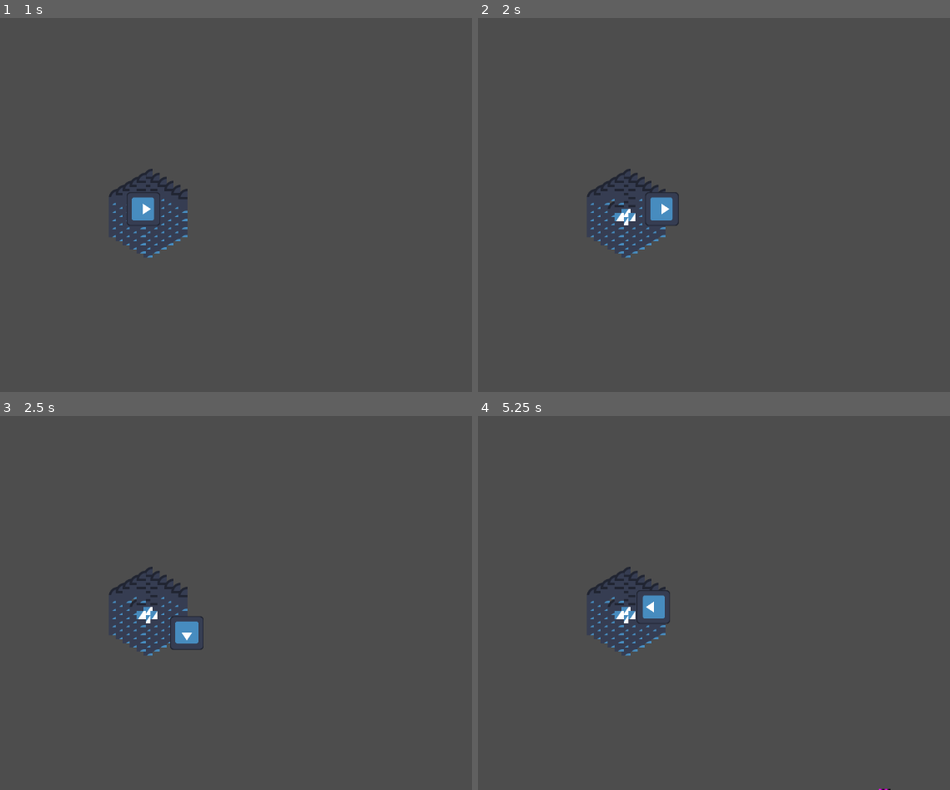
Above: before the commit, frames 1-4 (two rows, left to right).
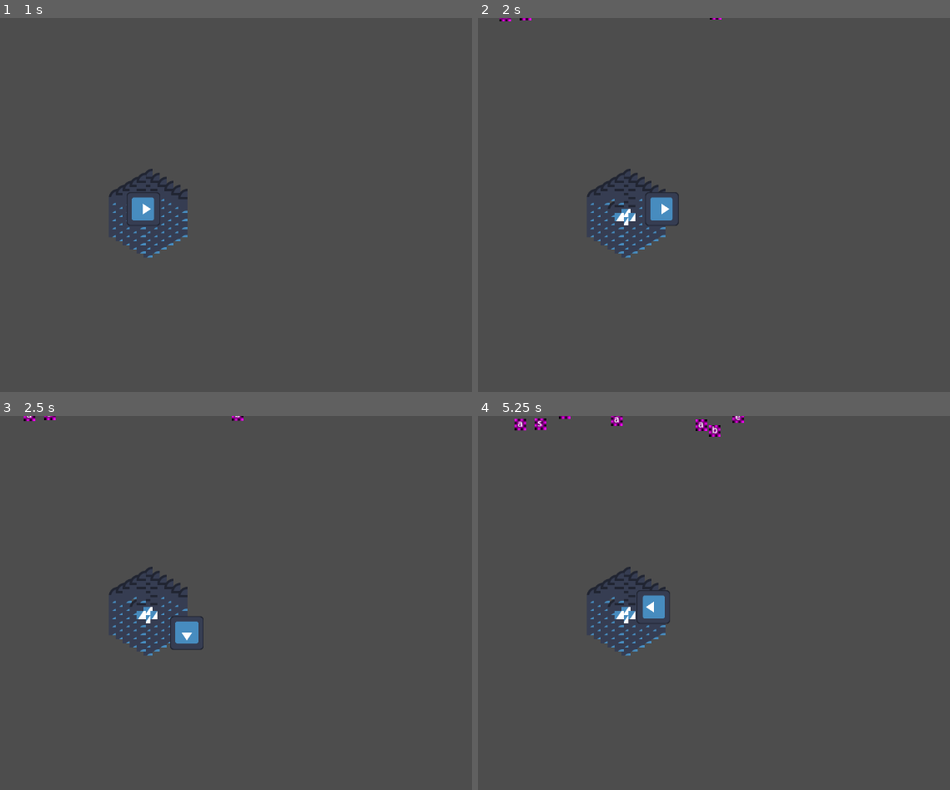
Above: after the commit, the same moments.

Repository: MagnusLucas/SpaceJam2025
Game: Godot game, scene res://UI/main_menu.tscn
Two runs of this game, one before a commit and one after it. Both use one fixed random seed, a clock stepped at 60 frames per second and the inputs below. The engine's default icon, where the game draws it, is replaced by a stand-in: a white triangle on a blue panel in a dark square.
Inputs:
- Up to frame 1 (1 s): click "_ _ _ _" at 0.5 s
- Up to frame 2 (2 s): tap Enter at 1.25 s; hold D (move_right) from 1.28 s (still down); tap Space (catch_letter) at 1.35 s
- Up to frame 3 (2.5 s): release D (move_right) at 2.03 s; hold S (move_down) from 2.03 s (still down); tap Q (clear_word) at 2.1 s
- Up to frame 4 (5.25 s): release S (move_down) at 2.78 s; hold D (move_right) 2.78-3.53 s; tap Space (catch_letter) at 2.85, 4.35 s; hold W (move_up) 3.53-4.28 s; tap Q (clear_word) at 3.6, 5.1 s; hold A (move_left) from 4.28 s (still down)

Frame 1 is identical in both runs. In frame 2, less than 0.1% of the frame differs, in the area x 4-52%, y 0-1%; in frame 3, less than 0.1%; in frame 4, 0.5%, in the area x 7-88%, y 0-100%.

Commit message:
Glorious wave commit
we have waves now babyyyyy

Diff:
--- a/Game/Enemy/Enemy.gd
+++ b/Game/Enemy/Enemy.gd
@@ -17,10 +17,11 @@
 
 
 @warning_ignore("shadowed_variable")
-static func new_enemy(letter : String, loc1 : Vector2i, loc2 : Vector2i) -> Enemy:
+static func new_enemy(letter : String, loc1 : Vector2i, loc2 : Vector2i, speed: int = 10) -> Enemy:
 	var enemy = enemy_scene.instantiate()
 	enemy.letter = letter
 	enemy.start_pos = Vector2i( randi_range(loc1[0],loc2[0]), randi_range(loc1[1],loc2[1]))
+	enemy.speed = speed
 	return enemy
 
 
--- a/Game/Enemy/enemy.tscn
+++ b/Game/Enemy/enemy.tscn
@@ -28,3 +28,4 @@
 
 [node name="Marker2D" type="Marker2D" parent="."]
 top_level = true
+position = Vector2(736, 243)
--- a/Game/Map/Map.gd
+++ b/Game/Map/Map.gd
@@ -1,5 +1,6 @@
 extends TileMapLayer
 class_name Map
+
 
 const map = preload("res://Game/Map/map.tscn")
 
@@ -16,3 +17,4 @@
 	var player = Player.new_player()
 	add_child(player)
 	add_child(Enemy.new_enemy('e',Vector2i(250,250),Vector2i(500,500)))
+	Waves.wave1()
--- /dev/null
+++ b/Game/Waves.gd
@@ -0,0 +1,82 @@
+extends Node
+#funkcje pomagajæce robi¢ fale
+@warning_ignore("shadowed_global_identifier")
+func string_to_array(str):
+	var tab : Array
+	for i in str:
+		tab.append(i)
+	return tab
+
+#funkcja na pierwszy drop wavea, po to zeby nie bylo 5 razy b na start XD
+func first_drop(rand_let, loc1 : Vector2i, loc2 : Vector2i, time : int = 1 ):
+	for i in range(4):
+		var let = rand_let.pick_random()
+		add_child(Enemy.new_enemy(let,loc1,loc2))
+		rand_let.erase(let)
+		await get_tree().create_timer(time).timeout
+
+func duplicates_check(string):
+	var p = ""
+	@warning_ignore("shadowed_global_identifier")
+	for char in string:
+		if char not in p:
+			p = p+char
+	return p
+
+#----------------
+#ACTUALLY WAVE
+#----------------
+#wave0 to bedzie turorial
+func wave0():
+	pass
+func wave1():
+	print('kurwa I did ti')
+	var rand_let = ['b','a','s','e']
+	first_drop(rand_let,Vector2i(50,-20),Vector2i(1100,-10),2)
+	for i in range(4):
+		add_child(Enemy.new_enemy(rand_let.pick_random(),Vector2i(50,-20),Vector2i(1100,-10)))
+		await get_tree().create_timer(1).timeout
+
+func wave2():
+	var rand_word = 'placeholder' #tu kiedyß bedzie czytac z listy slow destruktywnych
+	var rand_let = string_to_array(rand_word)
+	first_drop(rand_let,Vector2i(50,-20),Vector2i(1100,-10),2)
+	for i in range(4):
+		add_child(Enemy.new_enemy(rand_let.pick_random(),Vector2i(50,-20),Vector2i(1100,-10)))
+		await get_tree().create_timer(1).timeout
+
+func wave6():
+	var rand_let : Array
+	for i in range(2):
+		var rand_word = 'placeholder' #tu kiedyß bedzie czytac z listy slow destruktywnych
+		rand_let = rand_let + string_to_array(rand_word)
+	first_drop(rand_let,Vector2i(50,-20),Vector2i(1100,-10),2)
+	for i in range(4):
+		add_child(Enemy.new_enemy(rand_let.pick_random(),Vector2i(50,-20),Vector2i(1100,-10)))
+		await get_tree().create_timer(1).timeout
+
+func wave11():
+	var rand_let : Array
+	for i in range(3):
+		var rand_word = 'placeholder' #tu kiedyß bedzie czytac z listy slow destruktywnych
+		rand_let = rand_let + string_to_array(rand_word)
+	while len(rand_let) < 10:
+		var rand_word = 'placeholder' #tu kiedyß bedzie czytac z listy slow destruktywnych
+		rand_let = rand_let + string_to_array(rand_word)
+	first_drop(rand_let,Vector2i(50,-20),Vector2i(1100,-10),2)
+	for i in range(4):
+		add_child(Enemy.new_enemy(rand_let.pick_random(),Vector2i(50,-20),Vector2i(1100,-10)))
+		await get_tree().create_timer(1).timeout
+
+func expo_wave(lvl : int, loc1 : Vector2i, loc2 : Vector2i):
+	var rand_let : Array
+	for i in range(lvl):
+		var rand_word = 'placeholder' #tu kiedyß bedzie czytac z listy slow destruktywnych
+		rand_let = rand_let + string_to_array(rand_word)
+	while len(rand_let) < lvl*5:
+		var rand_word = 'placeholder' #tu kiedyß bedzie czytac z listy slow destruktywnych
+		rand_let = rand_let + string_to_array(rand_word)
+	first_drop(rand_let,loc1,loc2,2)
+	for i in range(lvl*5):
+		add_child(Enemy.new_enemy(rand_let.pick_random(),loc1,loc2))
+		await get_tree().create_timer(1).timeout
--- a/project.godot
+++ b/project.godot
@@ -14,6 +14,10 @@
 run/main_scene="uid://e65dve6de0un"
 config/features=PackedStringArray("4.4", "GL Compatibility")
 config/icon="res://icon.svg"
+
+[autoload]
+
+Waves="*res://Game/Waves.gd"
 
 [input]
 
Not shown, added: Game/Waves.gd.uid
